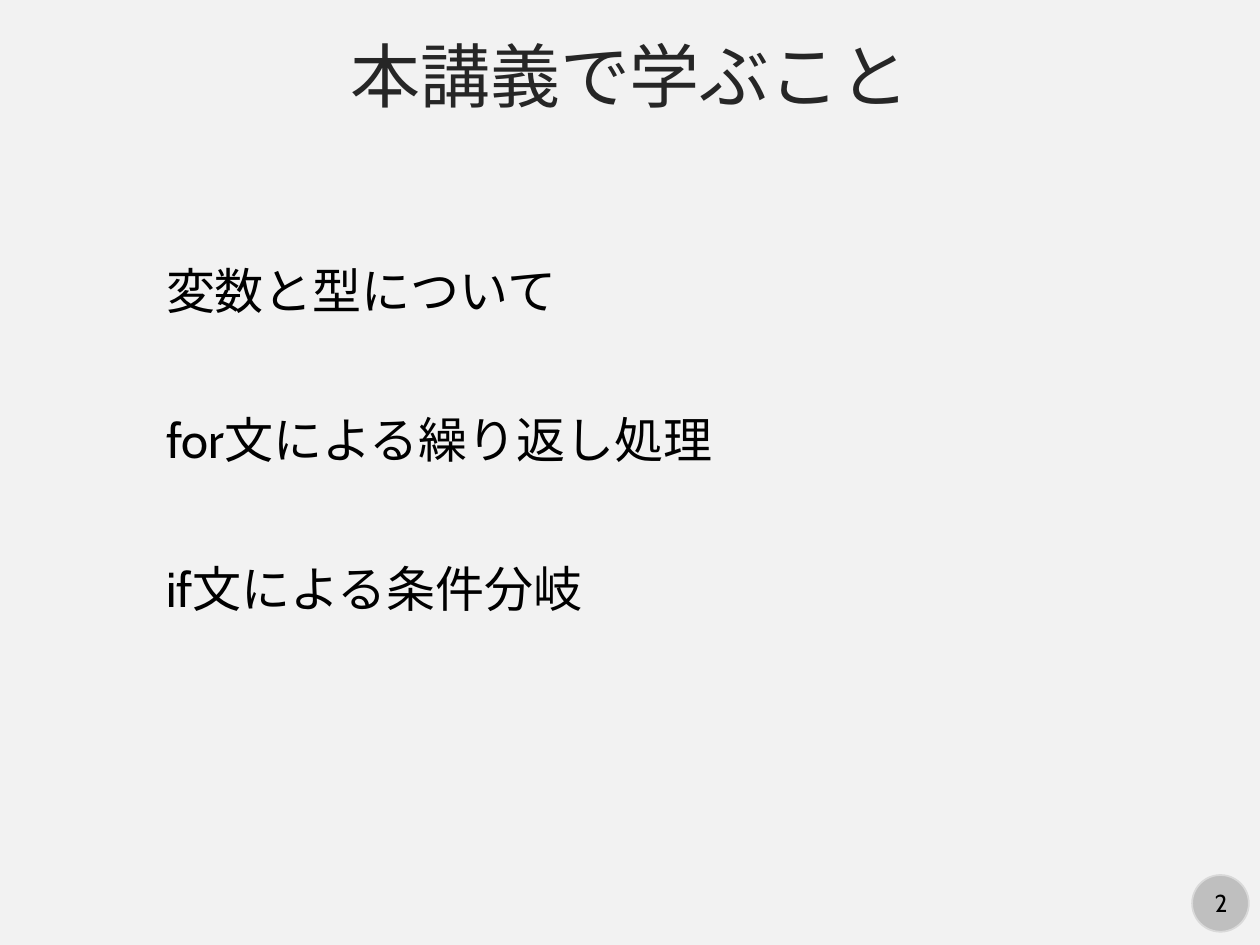
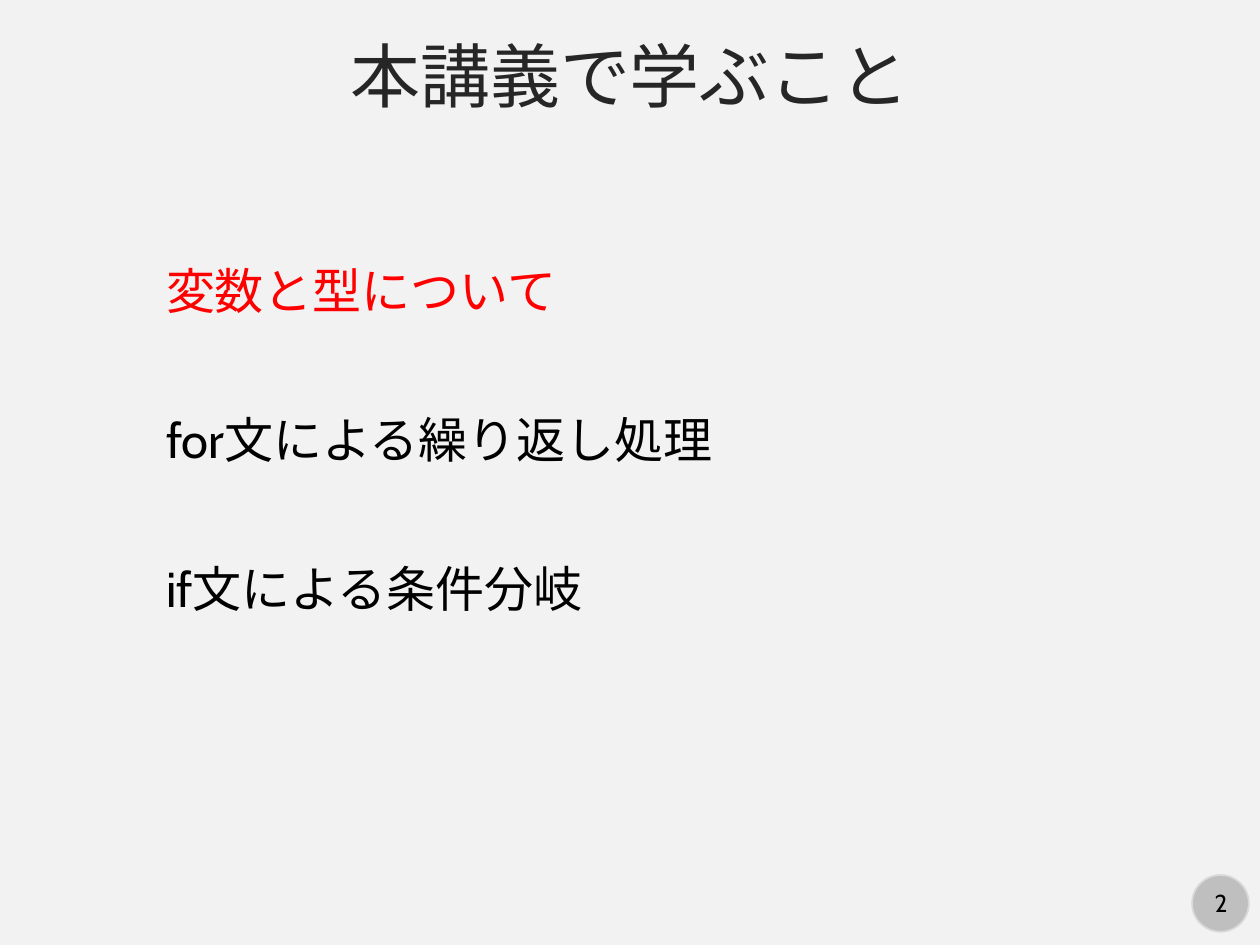
Before and after one commit to kaityo256/python_zero, a slide deck: slide 2 of basic/fig/slide.pptx. Drawn at 1260x945 pixels with LibreOffice and Linux fonts; fonts in the diff are those of the drawing. Boxes give left, top, right and bottom in pixels: in the first picture for what was removed or moved away, otherwise in the second. Text is boxed around its words. In the diff, an @@ line names an element or a change of style, - is before the commit and + after.

```diff
--- a/basic/fig/slide.pptx
+++ b/basic/fig/slide.pptx
@@ text "変数と型について" at [166, 267, 556, 313]: text colour #000000 to #FF0000 @@
```
Also in this commit, not shown: 1 other slide changed, 1 other file.
